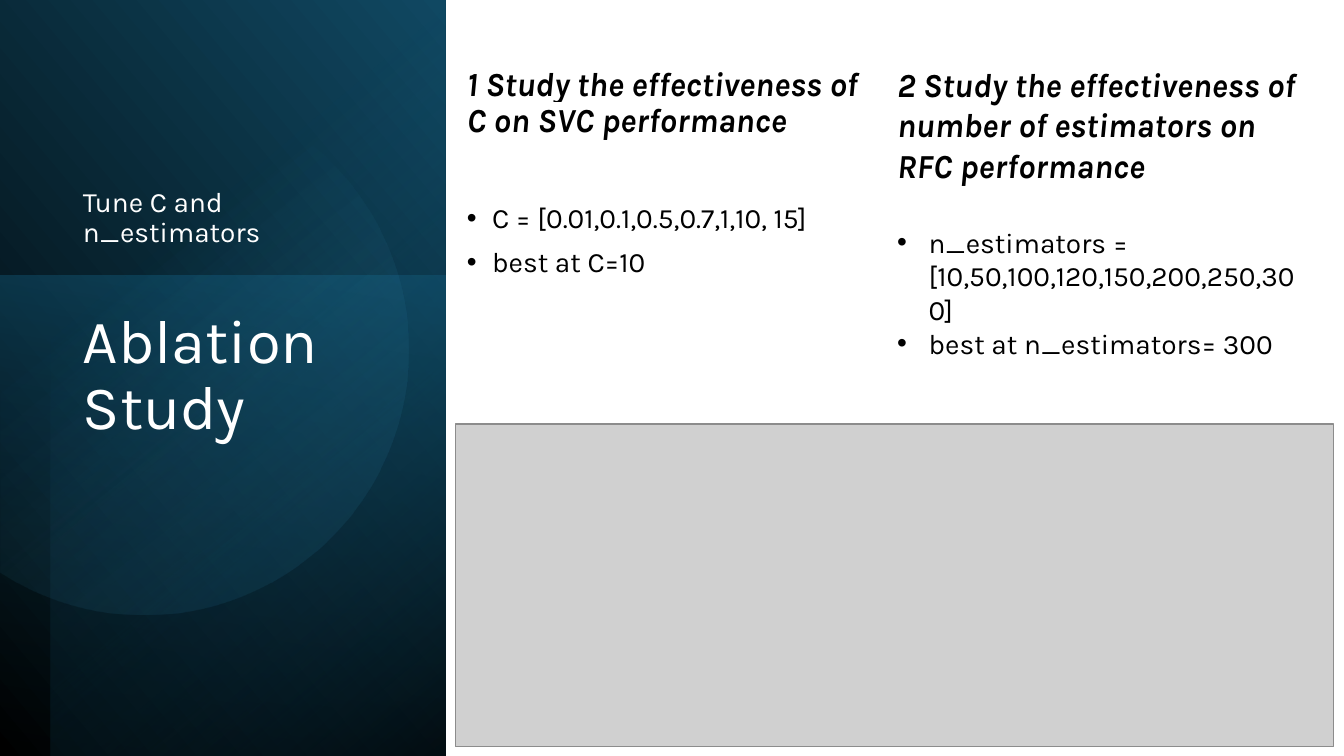
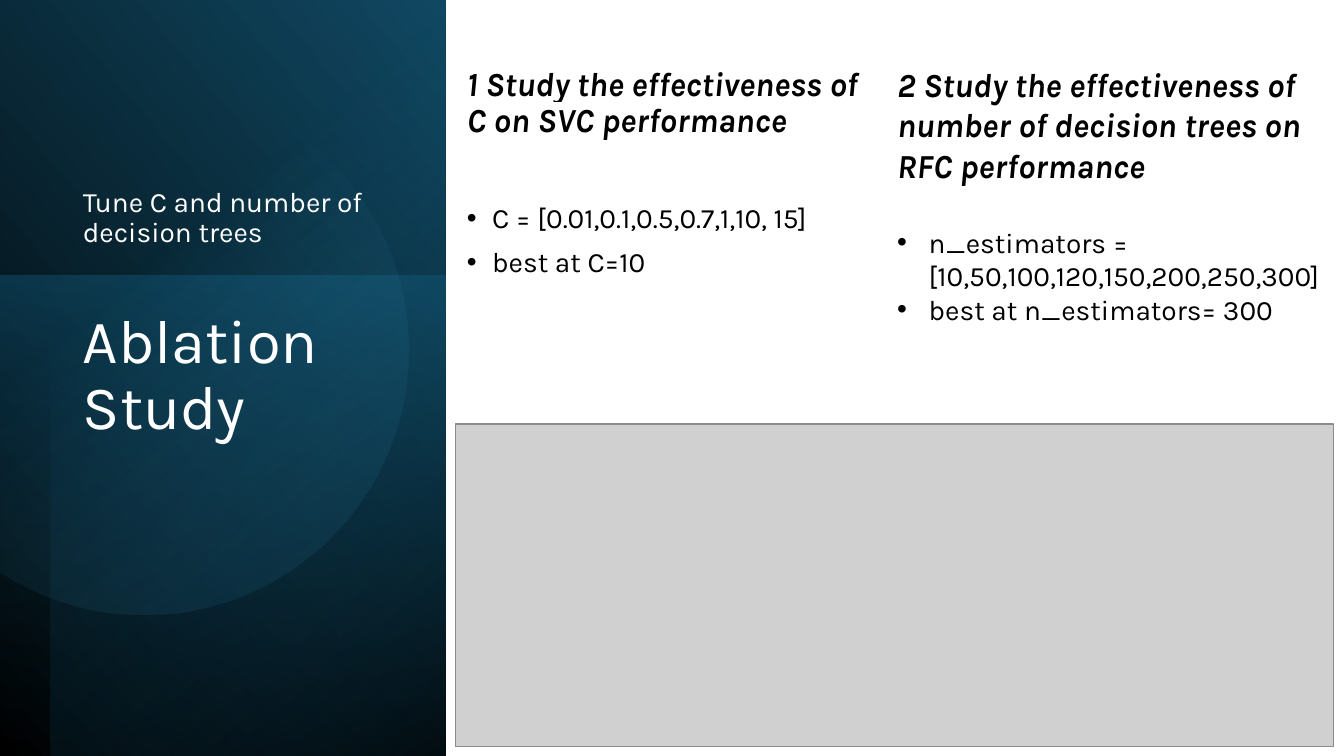
Before and after one commit to jiansfoggy/COMP4447_Object_Recognition_with_Traditional_Models, a slide deck: slide 14 of COMP 4447 Midterm Presentation.pptx (slide 15 before the commit). Drawn at 1344x756 pixels with LibreOffice and Linux fonts; fonts in the diff are those of the drawing; grey boxes stand for pictures. Boxes give left, top, right and bottom in pixels: in the first picture for what was removed or moved away, otherwise in the second. Text is boxed around its words. In the diff, an @@ line names an element or a change of style, - is before the commit and + after.

```diff
--- a/COMP 4447 Midterm Presentation.pptx
+++ b/COMP 4447 Midterm Presentation.pptx
@@ text at <box>897,73,1300,186</box>: text changed @@
-2 Study the effectiveness of number of estimators on RFC performance
+2 Study the effectiveness of number of decision trees on RFC performance
@@ text at <box>83,192,362,243</box>: text changed @@
-Tune C and n_estimators
+Tune C and number of decision trees
```
Also in this commit, not shown: 2 other slides changed, 1 slide added.
